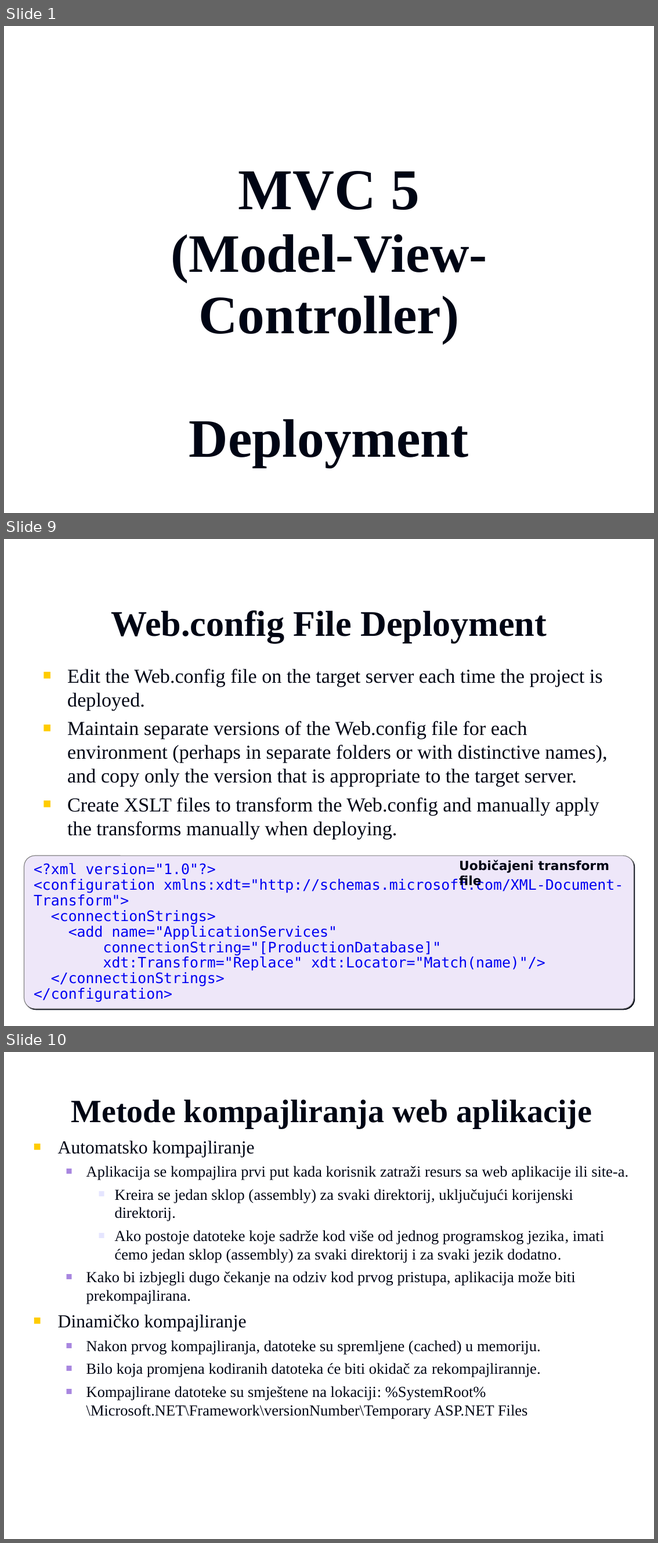
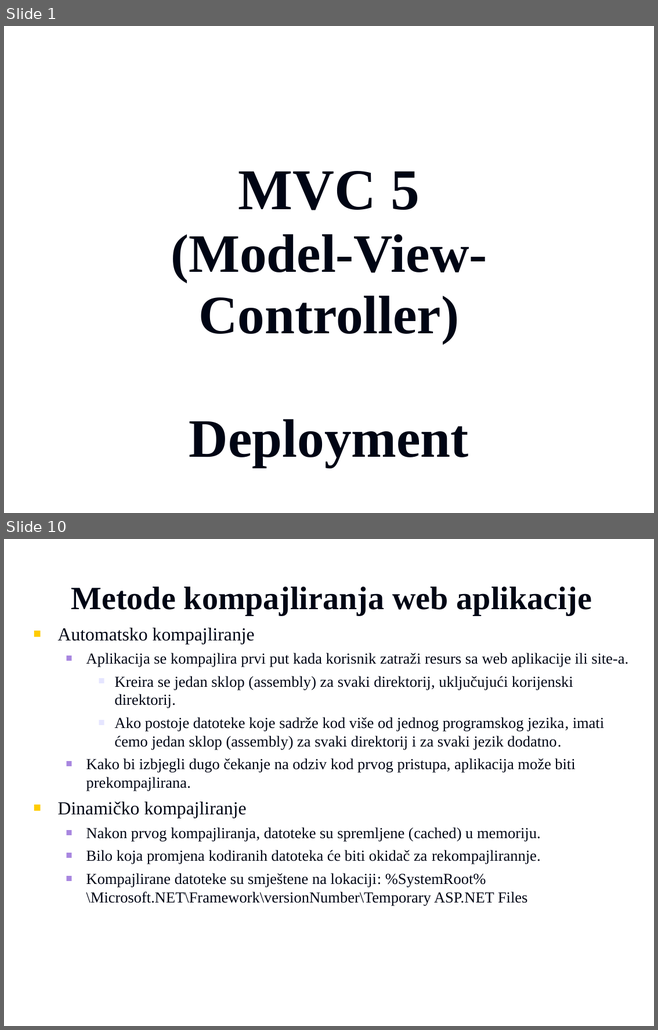
Before and after one commit to vzdesic/PZI, a slide deck: PPTs/18 MVC deployment.ppt. Shown one above the other, each under a label of ours: slides 1, 9 and 10 before the commit, slides 1 and 10 after it; the slides between them are not shown. The pictures are 658x1543 and 658x1030 pixels, drawn with LibreOffice and Linux fonts; fonts in the diff are those of the drawing; background and template pictures are left out. Boxes give left, top, right and bottom in pixels: in the first picture for what was removed or moved away, otherwise in the second. Text is boxed around its words. In the diff, an @@ line names an element or a change of style, - is before the commit and + after.

```diff
--- a/PPTs/18 MVC deployment.ppt
+++ b/PPTs/18 MVC deployment.ppt
@@ slide 9 removed at [4,539,654,1026], background picture (left out) @@
@@ title removed at [111,610,546,643] @@
-Web.config File Deployment
@@ text removed at [67,669,607,839] @@
-■ Edit the Web.config file on the target server each time the project is deployed.
-■ Maintain separate versions of the Web.config file for each environment (perhaps in separate folders or with distinctive names), and copy only the version that is appropriate to the target server.
-■ Create XSLT files to transform the Web.config and manually apply the transforms manually when deploying.
@@ rounded rectangle removed at [24,856,633,1009] @@
-<?xml version="1.0"?>
-<configuration xmlns:xdt="http://schemas.microsoft.com/XML-Document-Transform">
-<connectionStrings>
-<add name="ApplicationServices"
-connectionString="[ProductionDatabase]"
-xdt:Transform="Replace" xdt:Locator="Match(name)"/>
-</connectionStrings>
-</configuration>
@@ text removed at [459,860,609,888] @@
-Uobičajeni transform file
```
Also in this commit, not shown: 5 slides changed, 3 slides added, 2 other slides removed, 3 other files.
